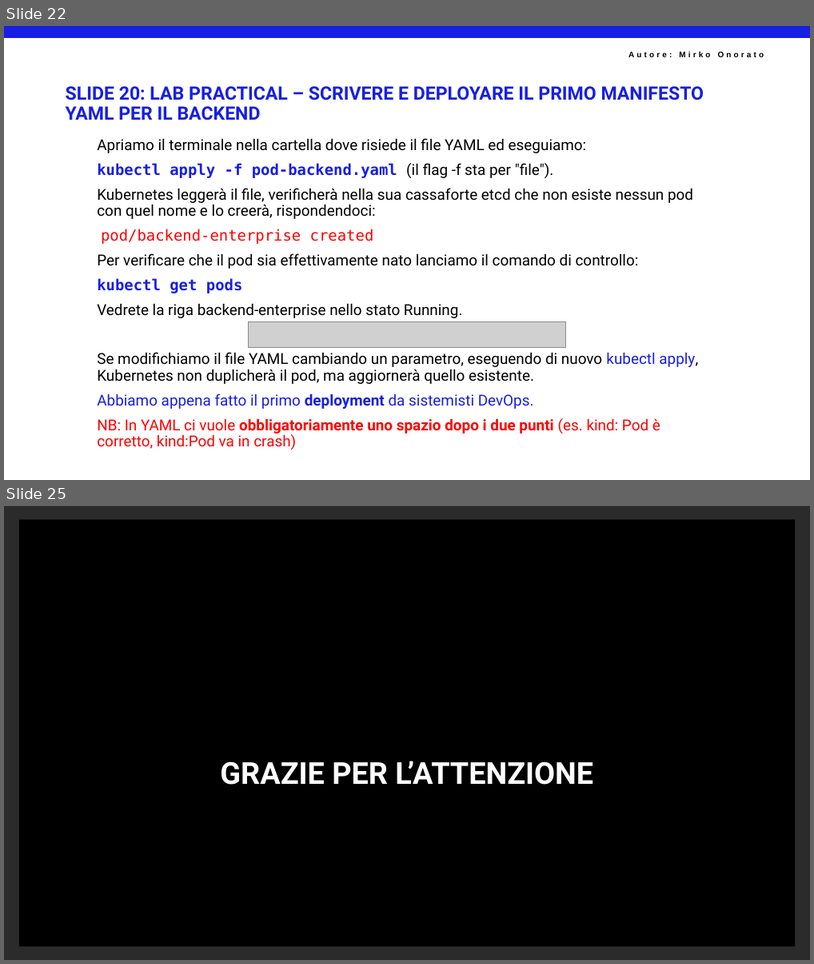
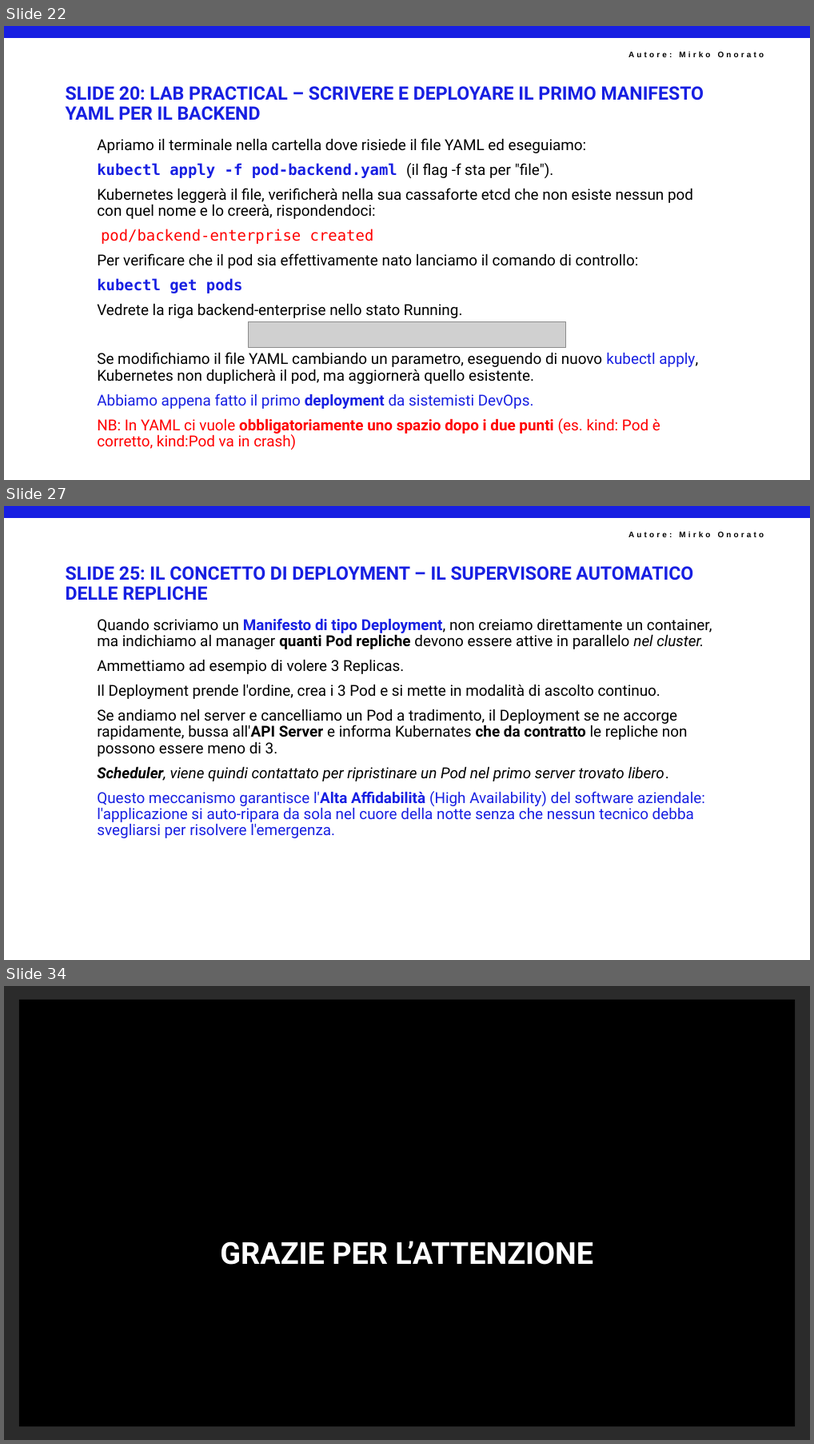
Before and after one commit to mirkoSkF/Docker-Slides, a slide deck: 4 - Kubernates. IL PASSAGGIO DA DOCKER COMPOSE ALL'ORCHESTRAZIONE ENTERPRISE.pptx. Shown one above the other, each under a label of ours: slides 22 and 25 before the commit, slides 22, 27 and 34 after it; the slides between them are not shown. The pictures are 814x964 and 814x1444 pixels, drawn with LibreOffice and Linux fonts; fonts in the diff are those of the drawing; grey boxes stand for pictures; background and template pictures are left out; a plain dark background stands for a picture behind light text. Boxes give left, top, right and bottom in pixels: in the first picture for what was removed or moved away, otherwise in the second. Text is boxed around its words. In the diff, an @@ line names an element or a change of style, - is before the commit and + after.

```diff
--- a/4 - Kubernates. IL PASSAGGIO DA DOCKER COMPOSE ALL'ORCHESTRAZIONE ENTERPRISE.pptx
+++ b/4 - Kubernates. IL PASSAGGIO DA DOCKER COMPOSE ALL'ORCHESTRAZIONE ENTERPRISE.pptx
@@ slide 27 added at box(4, 506, 810, 960), background #FFFFFF; not listed: 2 template elements that a slide beside it also shows @@
@@ title added at box(66, 566, 694, 600), 22 pt, text #171FE2, bold @@
+SLIDE 25: IL CONCETTO DI DEPLOYMENT – IL SUPERVISORE AUTOMATICO DELLE REPLICHE
@@ text added at box(97, 618, 713, 838), 18 pt, text #000000 @@
+Quando scriviamo un Manifesto di tipo Deployment, non creiamo direttamente un container, ma indichiamo al manager quanti Pod repliche devono essere attive in parallelo nel cluster.
+Ammettiamo ad esempio di volere 3 Replicas.
+Il Deployment prende l'ordine, crea i 3 Pod e si mette in modalità di ascolto continuo.
+Se andiamo nel server e cancelliamo un Pod a tradimento, il Deployment se ne accorge rapidamente, bussa all'API Server e informa Kubernates che da contratto le repliche non possono essere meno di 3.
+Scheduler, viene quindi contattato per ripristinare un Pod nel primo server trovato libero.
+Questo meccanismo garantisce l'Alta Affidabilità (High Availability) del software aziendale: l'applicazione si auto-ripara da sola nel cuore della notte senza che nessun tecnico debba svegliarsi per risolvere l'emergenza.
@@ what was slide 25 is now slide 34 @@
```
Also in this commit, not shown: 2 slides changed, 8 other slides added.
